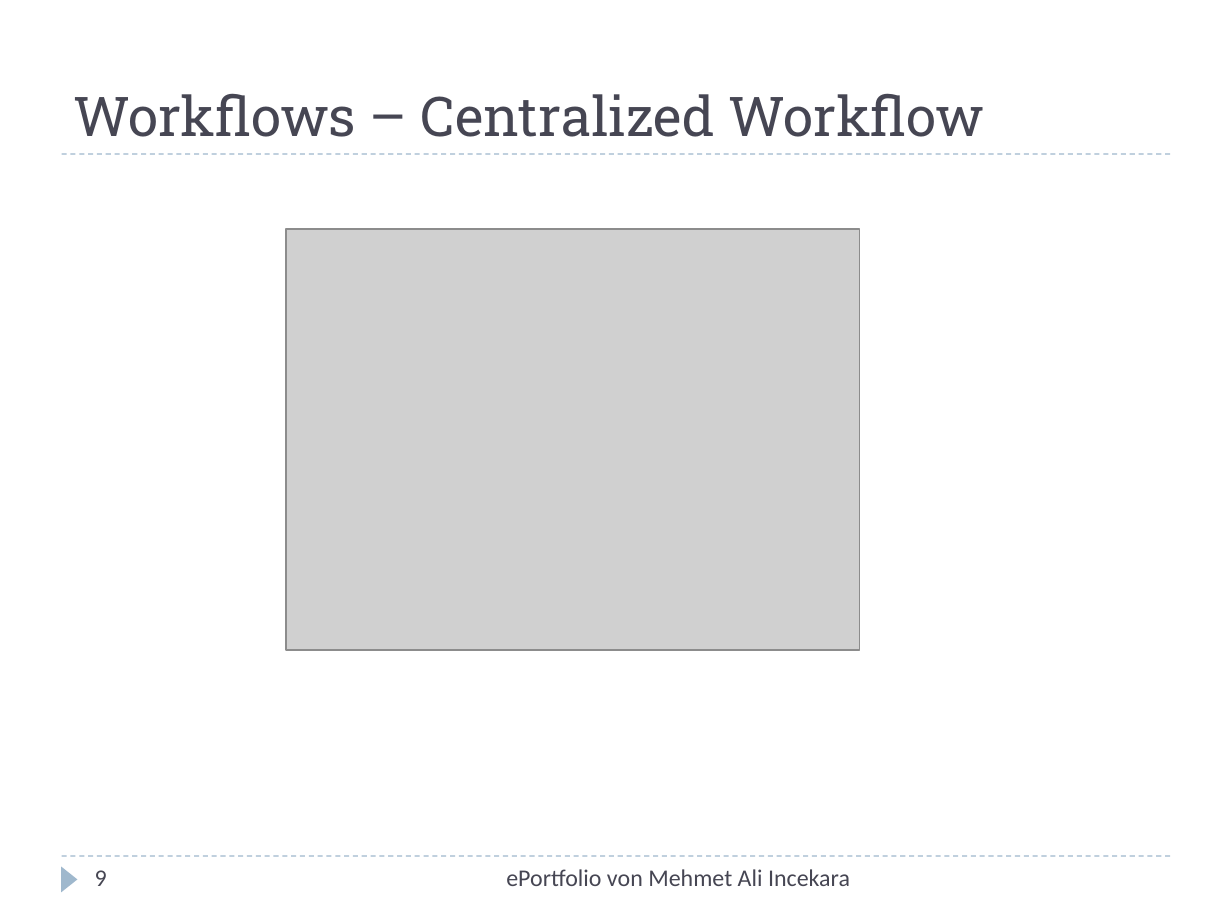
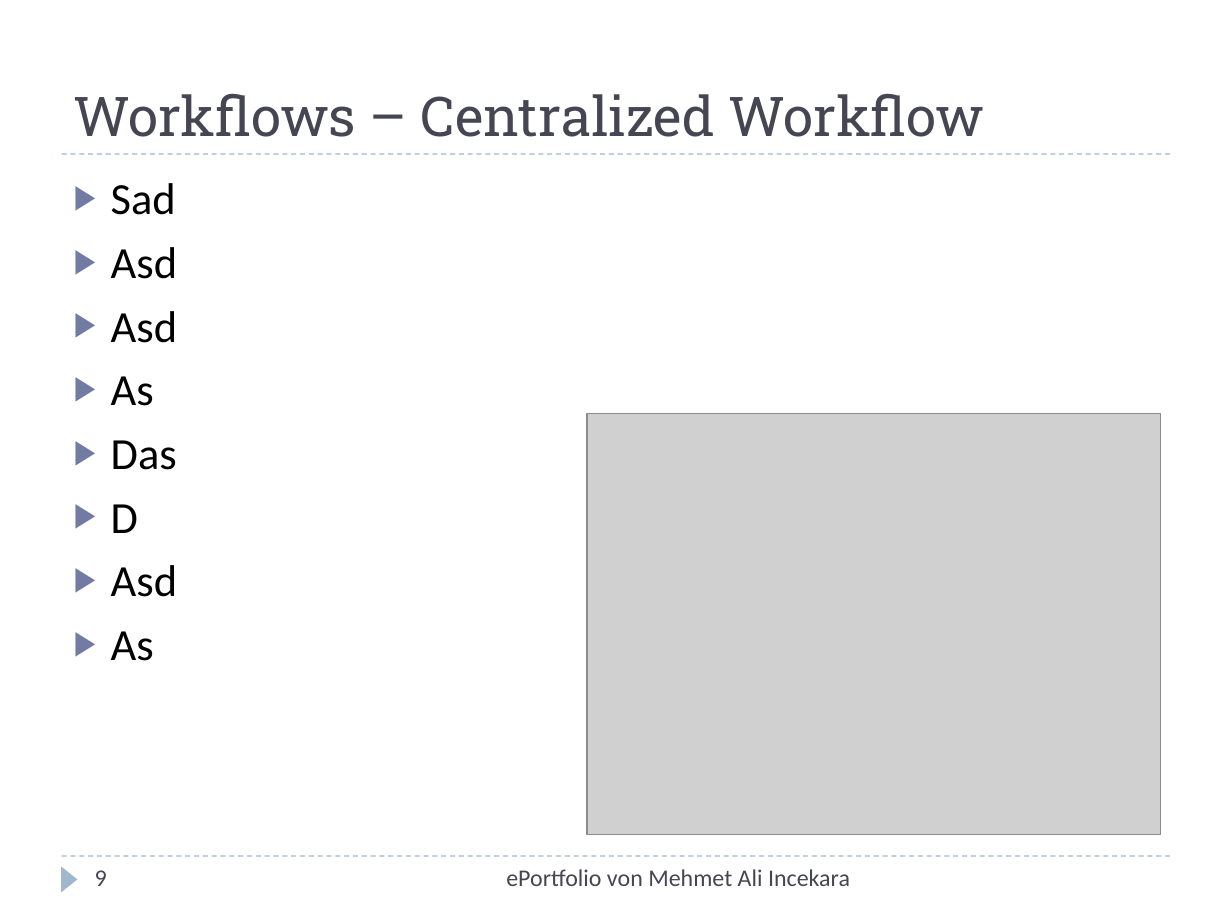
Before and after one commit to xnappy/ePortfolio, a slide deck: slide 9 of Git-und-GitHub.pptx. Drawn at 1232x924 pixels with LibreOffice and Linux fonts; fonts in the diff are those of the drawing; grey boxes stand for pictures. Boxes give left, top, right and bottom in pixels: in the first picture for what was removed or moved away, otherwise in the second. Text is boxed around its words. In the diff, an @@ line names an element or a change of style, - is before the commit and + after.

```diff
--- a/Git-und-GitHub.pptx
+++ b/Git-und-GitHub.pptx
@@ text added at (111,183,177,661), 26 pt, text #000000 @@
+▶ Sad
+▶ Asd
+▶ Asd
+▶ As
+▶ Das
+▶ D
+▶ Asd
+▶ As
@@ picture: place and size @@
-picture at (286,229,860,650)
+picture at (586,414,1161,835)
```
Also in this commit, not shown: 6 other slides changed.
